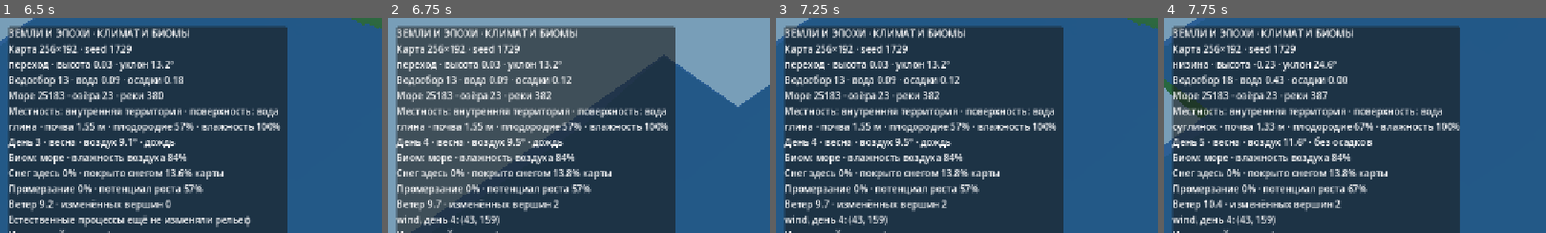
Above: before the commit, frames 1-4 (left to right).
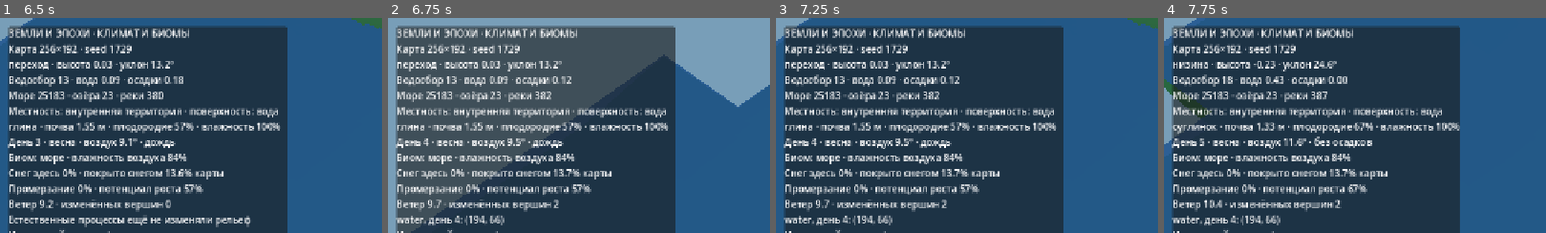
Above: after the commit, the same moments.

Repository: cyrox007/lands-and-ages
Game: Godot game, scene res://scenes/world.tscn
The game is run twice, just before and just after one commit, with the same random seed, the same clock (stepped at 60 frames per second) and the same inputs.
Inputs (mouse positions are % of the whole screen's width and height, from its top left):
- Up to frame 1 (6.5 s): move the mouse to (72, 45) at 0.52 s; hold D 0.53-1.25 s; click (72, 45) at 0.67 s; drag from (30, 55) to (45, 70) at 1.27 s; click "Следующий день" at 2 s; move the mouse to (60, 28) at 2.77 s; hold D 2.78-3.5 s; drag from (45, 70) to (20, 35) at 3.52 s; click "Следующий день" at 4.25 s; move the mouse to (80, 65) at 5.02 s; hold A 5.03-5.75 s; drag from (20, 35) to (35, 25) at 5.77 s
- Up to frame 2 (6.75 s): click "Вперёд на сезон (+24 дня)" at 6.5 s
- Up to frame 3 (7.25 s): no input
- Up to frame 4 (7.75 s): move the mouse to (55, 50) at 7.27 s; hold S from 7.28 s (still down); click (55, 50) at 7.42 s
The pictures show only the part of the screen within x 0-50%, y 0-50%; the shares and areas given below are measured in that part.

Frame 1 is identical in both runs. In frame 2, 0.7% of the frame differs, in the area x 4-48%, y 70-97%; in frame 3, 0.7%; in frame 4, 0.7%.

Commit message:
fix(erosion): уравновесить риски речного и ветрового переноса

Diff:
--- a/godot/scripts/natural_processes.gd
+++ b/godot/scripts/natural_processes.gd
@@ -49,10 +49,13 @@
 	var runoff: float = surface.runoff_at_index(i)
 	var flow: float = water["discharge"]
 	var resistant := 0.0 if soil["substrate"] == "скала" else 1.0
-	var water_risk := resistant * clampf(drop / 1.5, 0.0, 1.0) \
-		* clampf((flow - 1.0) / 38.0, 0.0, 1.0) \
+	# Сопоставимая шкала рисков: речной поток может переносить грунт
+	# даже при небольшом уклоне, а не всегда проигрывать ветру.
+	var water_risk := clampf(2.5 * resistant \
+		* clampf(drop / 0.45, 0.0, 1.0) \
+		* clampf((flow - 1.0) / 12.0, 0.0, 1.0) \
 		* clampf(0.20 + moisture * 0.5 + runoff * 0.65, 0.0, 1.0) \
-		* float(soil["erosion_risk"])
+		* float(soil["erosion_risk"]), 0.0, 1.0)
 	var wind_speed: float = climate.wind_at_index(i)
 	var exposed: bool = soil["substrate"] in ["песок", "щебень"]
 	var east := cell + Vector2i(1, 0)
